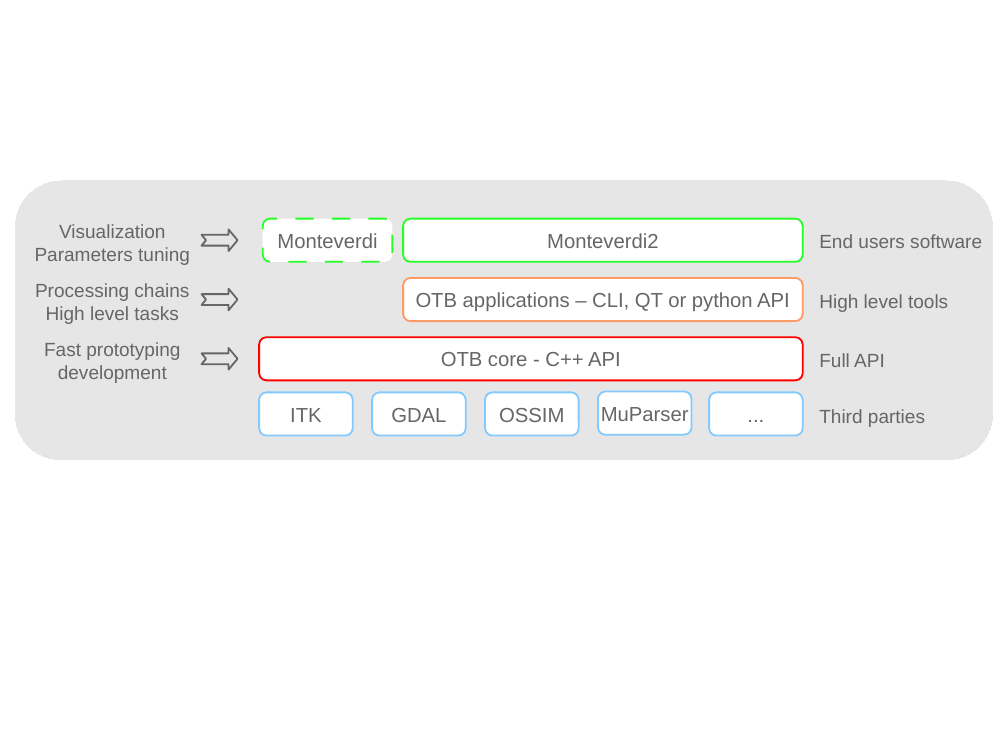
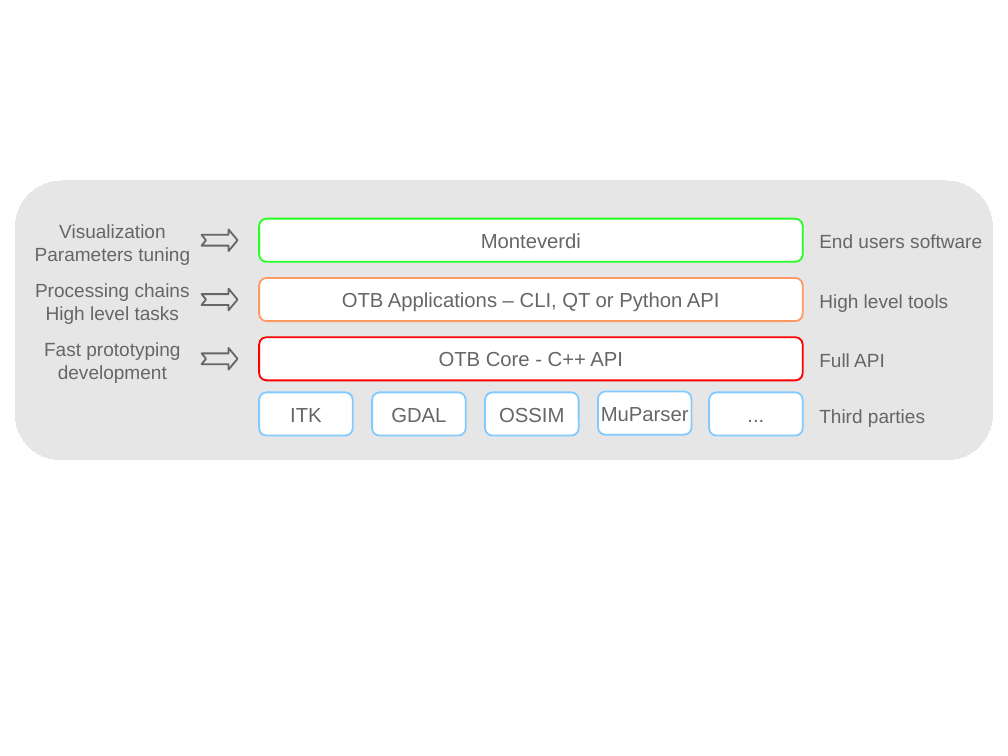
Before and after one commit to orfeotoolbox/OTB-Documents, a slide deck: slide 1 of Slides/OTB-General/images/sandwich.odp. Drawn at 1008x756 pixels with LibreOffice and Linux fonts; fonts in the diff are those of the drawing. Boxes give left, top, right and bottom in pixels: in the first picture for what was removed or moved away, otherwise in the second. Text is boxed around its words. In the diff, an @@ line names an element or a change of style, - is before the commit and + after.

```diff
--- a/Slides/OTB-General/images/sandwich.odp
+++ b/Slides/OTB-General/images/sandwich.odp
@@ rounded rectangle "Monteverdi": place and size @@
-rounded rectangle "Monteverdi" at <box>263,219,392,262</box>
+rounded rectangle "Monteverdi" at <box>259,219,802,262</box>
@@ rounded rectangle removed at <box>403,219,803,262</box> @@
-Monteverdi2
@@ rounded rectangle "OTB Applications – CLI, QT ...": place and size @@
-rounded rectangle "OTB Applications – CLI, QT ..." at <box>403,278,803,321</box>
+rounded rectangle "OTB Applications – CLI, QT ..." at <box>259,278,802,321</box>
@@ text in rounded rectangle at <box>342,292,720,311</box>: text changed @@
-OTB applications – CLI, QT or python API
+OTB Applications – CLI, QT or Python API
@@ text in rounded rectangle at <box>439,352,623,366</box>: text changed @@
-OTB core - C++ API
+OTB Core - C++ API
```
Also in this commit, not shown: 1 other file.
